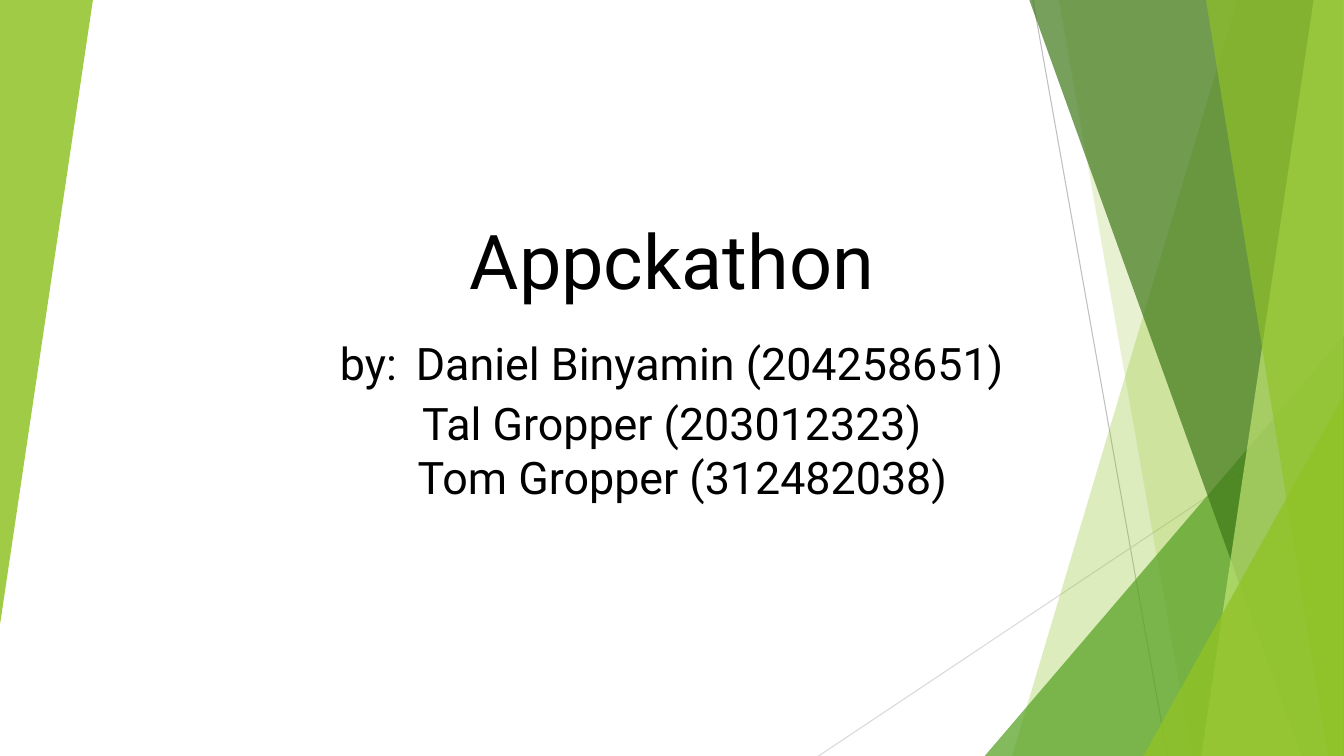
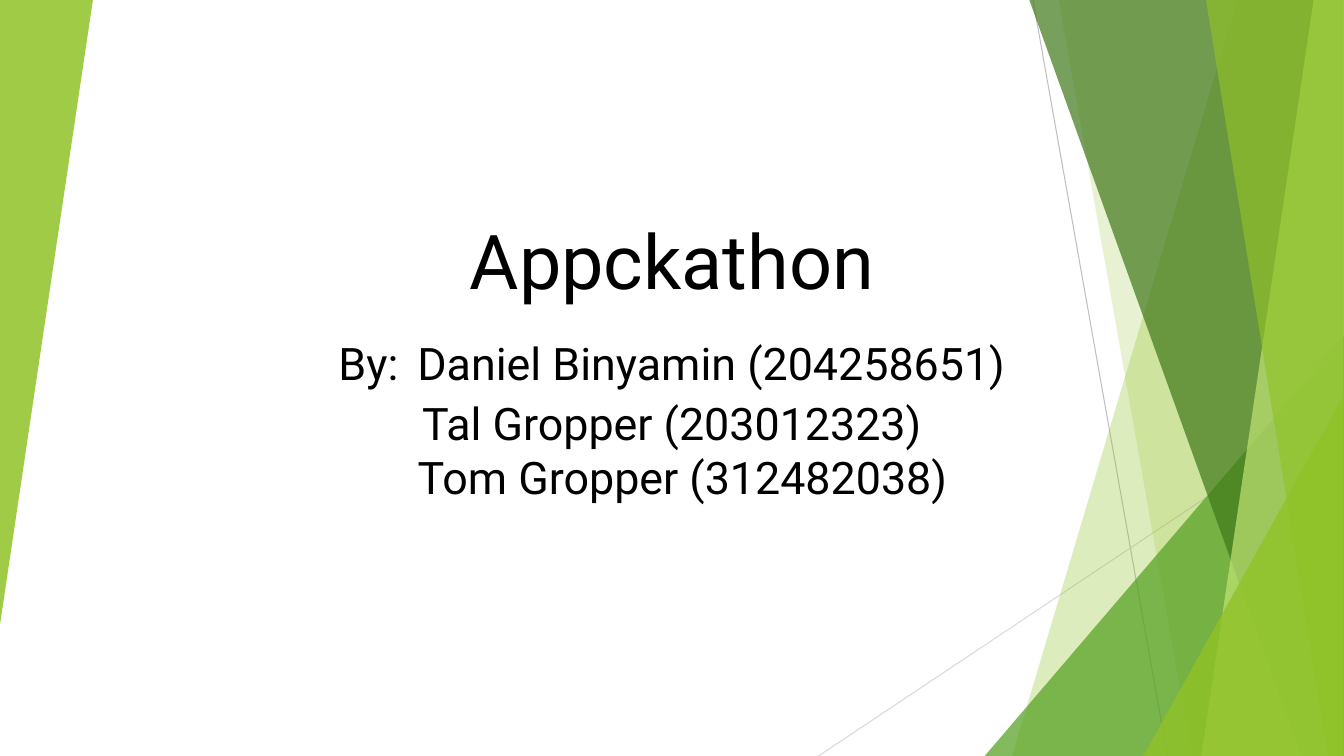
Before and after one commit to talgro/Appckathon, a slide deck: slide 1 of מצגת האקתון.pptx. Drawn at 1344x756 pixels with LibreOffice and Linux fonts; fonts in the diff are those of the drawing. Boxes give left, top, right and bottom in pixels: in the first picture for what was removed or moved away, otherwise in the second. Text is boxed around its words. In the diff, an @@ line names an element or a change of style, - is before the commit and + after.

```diff
--- a/מצגת האקתון.pptx
+++ b/מצגת האקתון.pptx
@@ text at [338,232,1005,504]: text changed @@
-Appckathon
-by: Daniel Binyamin (204258651)
-Tal Gropper (203012323)
-Tom Gropper (312482038)
+Appckathon
+By: Daniel Binyamin (204258651)
+Tal Gropper (203012323)
+Tom Gropper (312482038)
```
Also in this commit, not shown: 2 other slides changed, 4 slides added.
